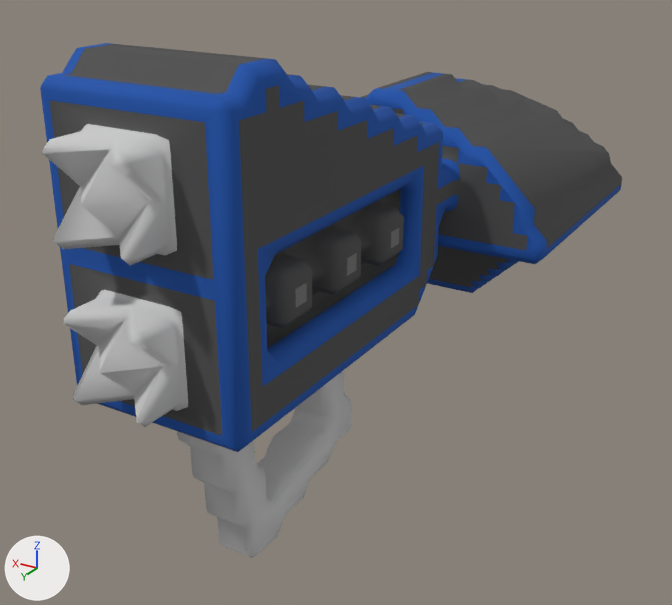
Two versions of the OBJ model src/jsMain/resources/meshes/diadochi-1-eris-class.obj, one commit apart.
Both versions are drawn from a 50 mm camera at (-28.8, 55.1, -67.2) aimed at (2.1, 3.5, -93.0). The lights are fixed; the arrows at lower left show +X, +Y and +Z. Where no turn or scale is listed for an object, it has been applied to the vertices.

Script lines for the objects in view, before the commit:
```python
me_diadochi_1_eris_class = bpy.data.meshes.new('diadochi-1-eris-class')
me_diadochi_1_eris_class.from_pydata(...)  # 1492 vertices, 2790 faces; spans x -11.5..11.5, y -28.0..28.0, z -103.5..-73.5
me_diadochi_1_eris_class.materials.append(mat_diadochi_1_eris_class)
ob_diadochi_1_eris_class = bpy.data.objects.new('diadochi-1-eris-class', me_diadochi_1_eris_class)
ob_diadochi_1_eris_class.location = (0.0, 0.0, 0.0)
```
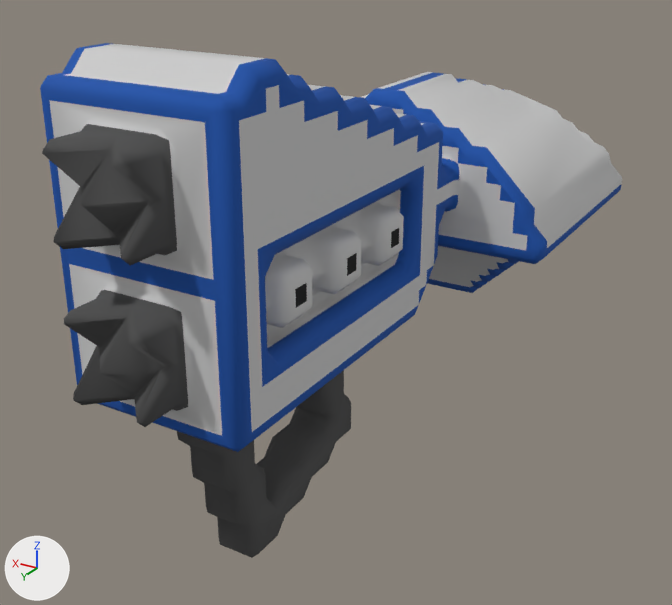
The newer file is also turned or shifted as a whole; pictures and numbers use the older file's frame.

The change, as a diff of the scene's bpy script:
```diff
--- a/src/jsMain/resources/meshes/diadochi-1-eris-class.obj.py
+++ b/src/jsMain/resources/meshes/diadochi-1-eris-class.obj.py
@@ me_diadochi_1_eris_class @@
 # used by ob_diadochi_1_eris_class; location = (0.0, 0.0, 0.0)
-me_diadochi_1_eris_class.from_pydata(...)  # 1492 vertices, 2790 faces; spans x -11.5..11.5, y -28.0..28.0, z -103.5..-73.5
+me_diadochi_1_eris_class.from_pydata(...)  # 1494 vertices, 2789 faces; spans x -11.5..11.5, y -28.0..28.0, z -103.5..-73.5
+# me_diadochi_1_eris_class part 1: 6 vertices moved from x -1.5..0.5, y 26.5..27.5, z -89.0..-77.0 to x -2.0..1.5, y 26.5..27.5, z -89.0..-77.5; 5 vertices removed from x -0.5..2.0, y 26.5..27.5, z -87.5..-77.0; 5 vertices added at x -1.5..0.5, y 26.5, z -89.0..-77.0
+# me_diadochi_1_eris_class part 2: 1610 kept faces spanning x -11.5..11.5, y -28.0..28.0, z -103.5..-73.5 get new texture (UV) coordinates
 me_diadochi_1_eris_class.materials.append(mat_diadochi_1_eris_class)
```

Where the change shows, as pixel boxes [x1, y1, x2, y2] in the pictures (672 x 605 px; the box of a moved part takes in the faces that stretch with it):
part 1 of me_diadochi_1_eris_class, moved or reshaped
    before: [42, 149, 163, 421]
    after: [43, 136, 163, 421]
part 2 of me_diadochi_1_eris_class, surface changed
    both: [42, 44, 622, 558]
